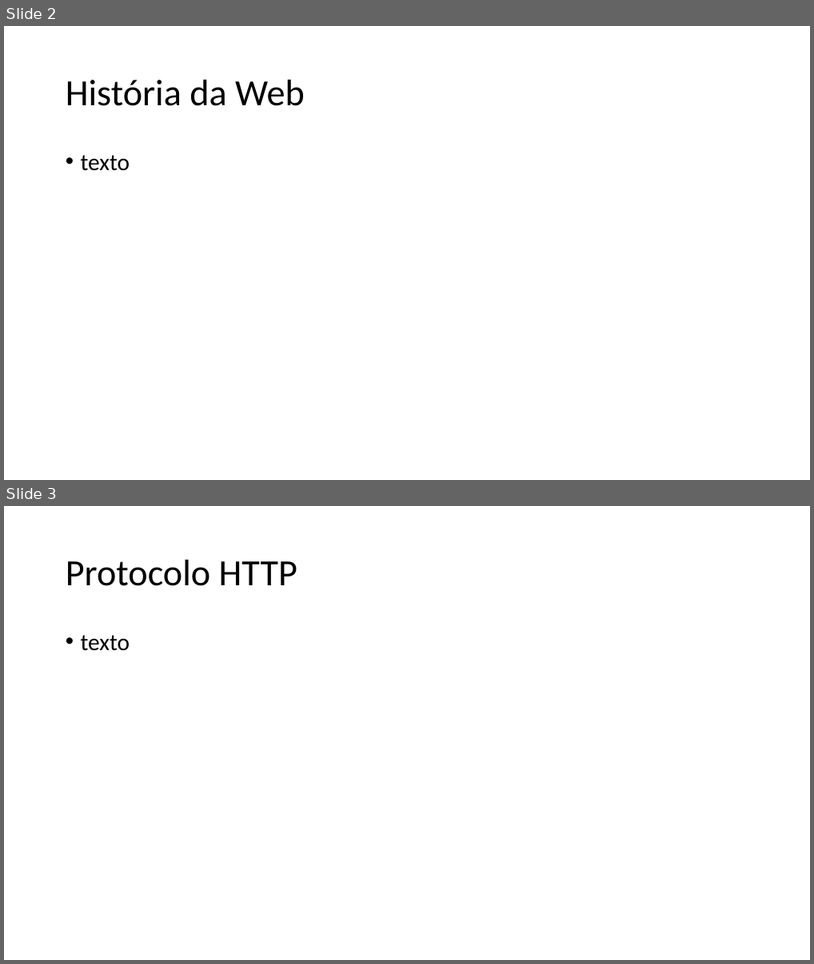
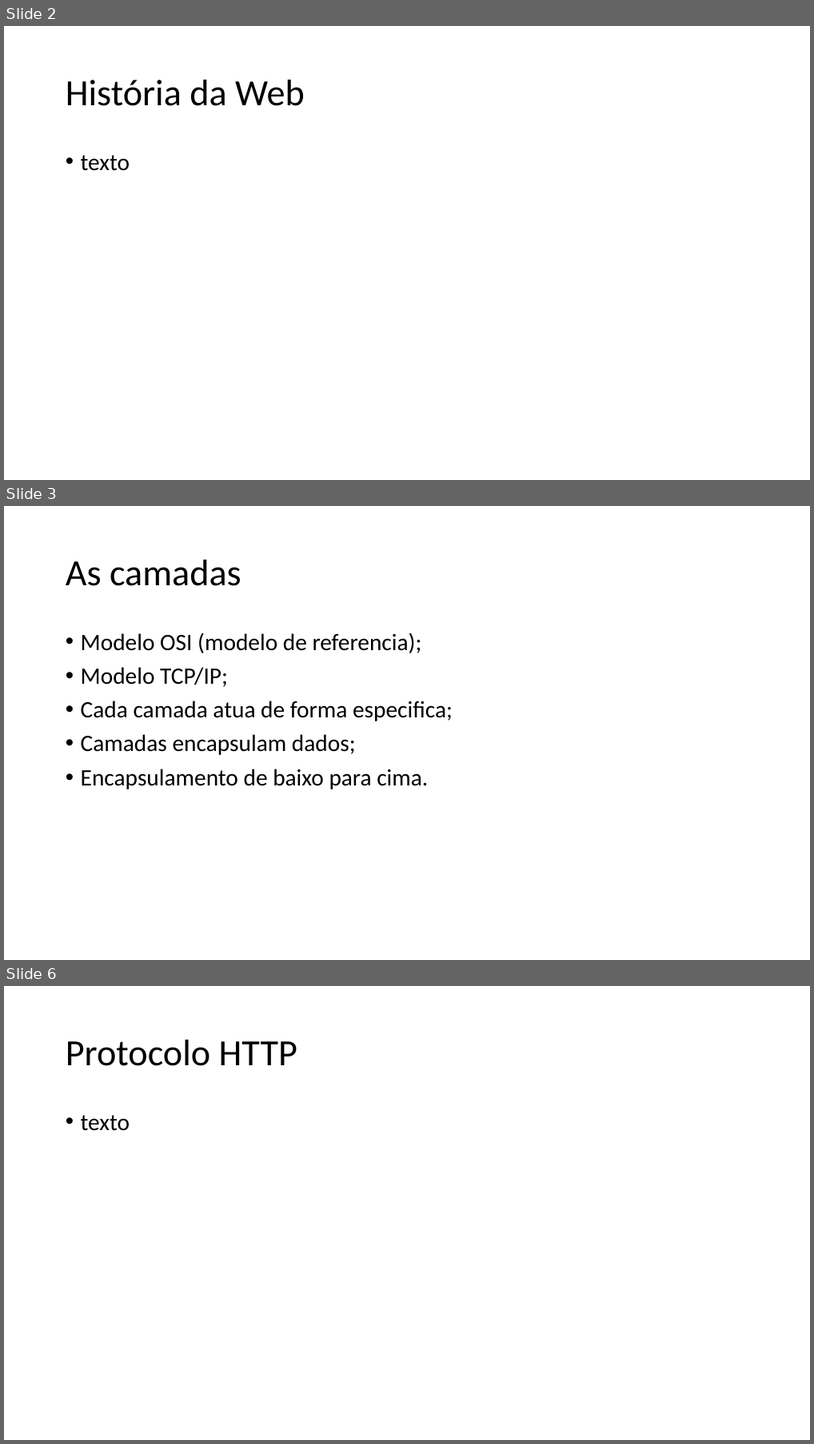
Before and after one commit to vinicius-vasconcelos/tecnicoEmInformatica, a slide deck: UC_3/aula_1/Apresentacao.pptx. Shown one above the other, each under a label of ours: slides 2 and 3 before the commit, slides 2, 3 and 6 after it; the slides between them are not shown. The pictures are 814x964 and 814x1444 pixels, drawn with LibreOffice and Linux fonts; fonts in the diff are those of the drawing. Boxes give left, top, right and bottom in pixels: in the first picture for what was removed or moved away, otherwise in the second. Text is boxed around its words. In the diff, an @@ line names an element or a change of style, - is before the commit and + after.

Commit message:
atualizando slides do trabalho para segunda-feira

```diff
--- a/UC_3/aula_1/Apresentacao.pptx
+++ b/UC_3/aula_1/Apresentacao.pptx
@@ slide 3 added at [4, 506, 810, 960], background #FFFFFF @@
@@ title added at [66, 560, 242, 586], 44 pt, text #000000 @@
+As camadas
@@ text added at [81, 632, 453, 789], 28 pt, text #000000 @@
+• Modelo OSI (modelo de referencia);
+• Modelo TCP/IP;
+• Cada camada atua de forma especifica;
+• Camadas encapsulam dados;
+• Encapsulamento de baixo para cima.
@@ what was slide 3 is now slide 6 @@
```
Also in this commit, not shown: 2 slides changed, 8 other slides added, 1 slide removed, 6 other files.
